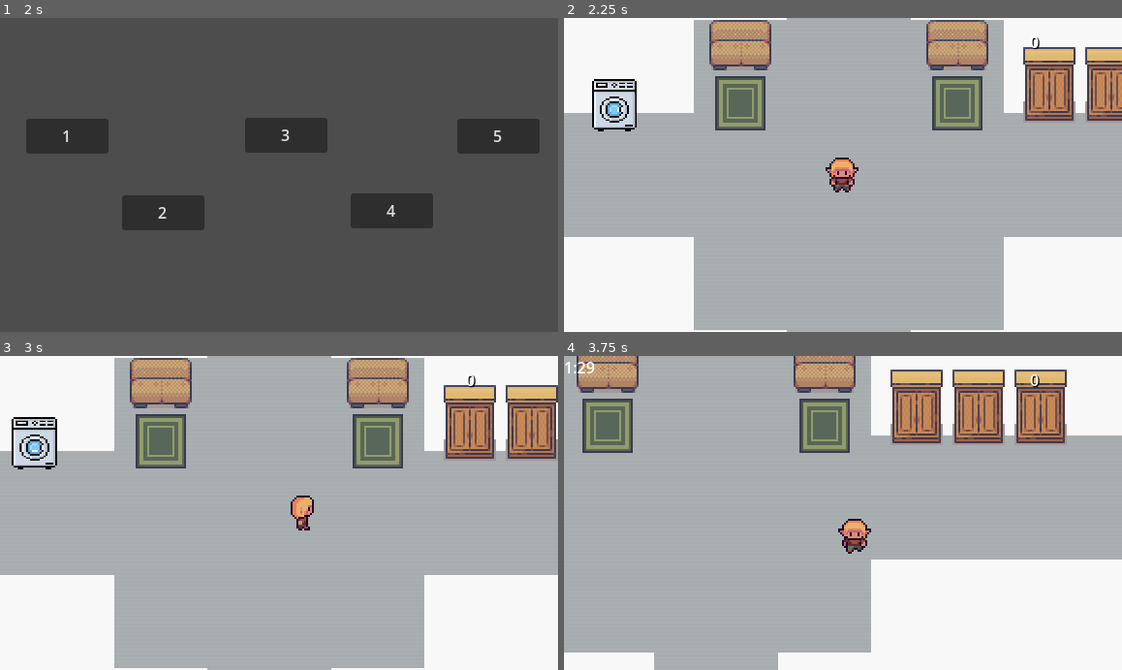
Above: before the commit, frames 1-4 (two rows, left to right).
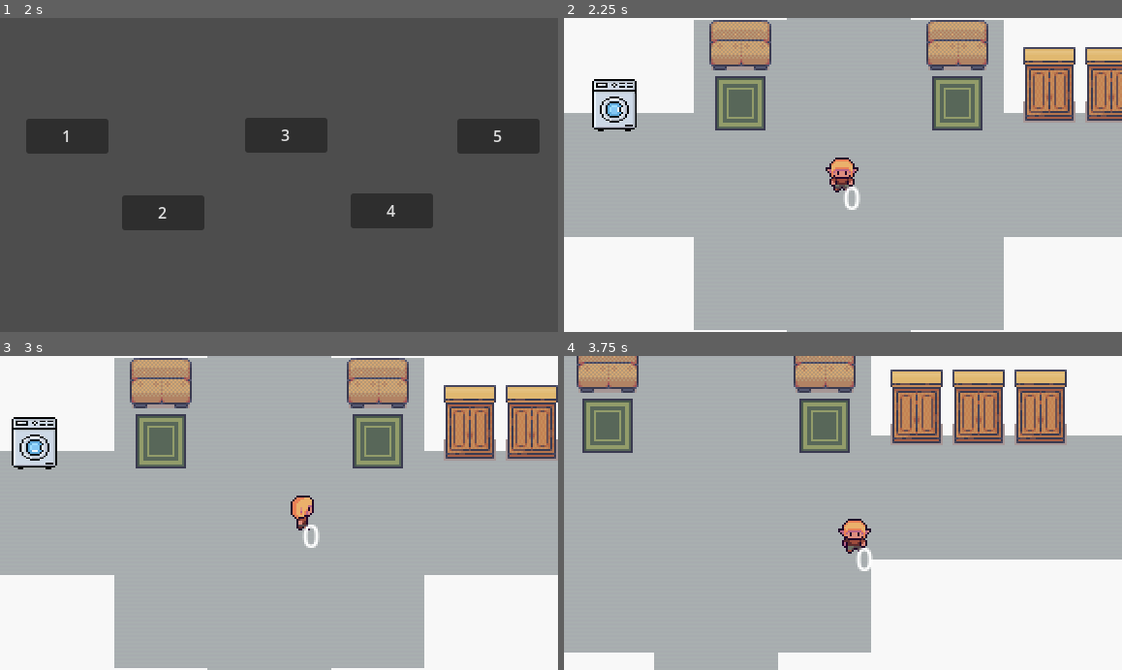
Above: after the commit, the same moments.

Repository: CIStudio/Economy_Race
Game: Godot game, scene res://Scenes/menu/menu.tscn
Same seed, same stepped clock (60 frames per second), same inputs: the game is played once before the commit and once after it.
Inputs:
- Up to frame 1 (2 s): click "INFO" at 0.5 s; click "PLAY" at 1.25 s
- Up to frame 2 (2.25 s): click "1" at 2 s
- Up to frame 3 (3 s): tap Enter at 2.75 s; hold D (right) from 2.78 s (still down); tap F (off) at 2.85 s
- Up to frame 4 (3.75 s): release D (right) at 3.53 s; hold S (down) from 3.53 s (still down); tap F (off) at 3.6 s

Frame 1 is identical in both runs. In frame 2, 0.2% of the frame differs, in the area x 50-86%, y 6-62%; in frame 3, 0.2%; in frame 4, 0.3%, in the area x 0-86%, y 1-69%.

Commit message:
Revert "Merge pull request #1 from CIStudio/NIKEROID"
This reverts commit 16e8315ba770a748bd331610207bf1b65cee42ee, reversing
changes made to ac66c20103a7763a9b87fb4c8a14f98eb5c57ee4.

Diff:
--- a/economy_race/Scenes/Devices/area_2d.gd
+++ b/economy_race/Scenes/Devices/area_2d.gd
@@ -28,8 +28,3 @@
 		in_object_area = true
 	else:
 		in_object_area = false
-
-
-func _on_body_exited(body: Node2D) -> void:
-	if body.name == "player":
-		in_object_area = false
--- a/economy_race/Scenes/Devices/lamp.tscn
+++ b/economy_race/Scenes/Devices/lamp.tscn
@@ -72,4 +72,3 @@
 scale = Vector2(0.015625, 0.0217285)
 
 [connection signal="body_entered" from="Area2D" to="Area2D" method="_on_body_entered"]
-[connection signal="body_exited" from="Area2D" to="Area2D" method="_on_body_exited"]
--- a/economy_race/Scenes/levels/1_level/level_1.tscn
+++ b/economy_race/Scenes/levels/1_level/level_1.tscn
@@ -1,21 +1,13 @@
-[gd_scene load_steps=9 format=4 uid="uid://2iqh1l5uvg27"]
+[gd_scene load_steps=7 format=4 uid="uid://2iqh1l5uvg27"]
 
 [ext_resource type="PackedScene" uid="uid://cdn4an1y4inxr" path="res://Scenes/tilemaps/builder.tscn" id="1_cwnwx"]
 [ext_resource type="PackedScene" uid="uid://bbxpuc56cquka" path="res://Scenes/player/player.tscn" id="1_gqgmq"]
 [ext_resource type="Script" path="res://Scripts/levels/Level_1/meneger.gd" id="1_ou3kj"]
-[ext_resource type="AudioStream" uid="uid://570a82i6nfc1" path="res://Tracks/8-bit-music-on-245249.mp3" id="1_tgu2n"]
 [ext_resource type="PackedScene" uid="uid://dk5hlh34tw337" path="res://Scenes/tilemaps/interios.tscn" id="2_tqagc"]
 [ext_resource type="PackedScene" uid="uid://cdyy27nnuqs82" path="res://Scenes/Devices/lamp.tscn" id="4_bm1dx"]
 [ext_resource type="PackedScene" uid="uid://nxqayiltfvl4" path="res://Scenes/UI/pause_menu.tscn" id="6_xnenn"]
 
-[sub_resource type="LabelSettings" id="LabelSettings_j5n5i"]
-shadow_color = Color(0.00784314, 0.0235294, 0, 1)
-
 [node name="level_1" type="Node2D"]
-
-[node name="AudioStreamPlayer" type="AudioStreamPlayer" parent="."]
-stream = ExtResource("1_tgu2n")
-autoplay = true
 
 [node name="Meneger" type="Node" parent="."]
 process_mode = 3
@@ -36,26 +28,11 @@
 
 [node name="CanvasLayer" type="CanvasLayer" parent="."]
 
-[node name="Label" type="Label" parent="CanvasLayer"]
-offset_left = 481.0
-offset_top = 13.0
-offset_right = 545.0
-offset_bottom = 44.0
-label_settings = SubResource("LabelSettings_j5n5i")
-
 [node name="Pause menu" parent="CanvasLayer" instance=ExtResource("6_xnenn")]
 process_mode = 2
-
-[node name="Timer" type="Label" parent="CanvasLayer"]
-offset_right = 104.0
-offset_bottom = 40.0
-
-[node name="Timer" type="Timer" parent="."]
-autostart = true
 
 [connection signal="pressed" from="CanvasLayer/Pause menu/Panel/VBoxContainer/Resume" to="Meneger" method="_on_resume_pressed"]
 [connection signal="pressed" from="CanvasLayer/Pause menu/Panel/VBoxContainer/Restart" to="Meneger" method="_on_restart_pressed"]
 [connection signal="pressed" from="CanvasLayer/Pause menu/Panel/VBoxContainer/Quit" to="Meneger" method="_on_quit_pressed"]
-[connection signal="timeout" from="Timer" to="Meneger" method="_on_timer_timeout"]
 
 [editable path="CanvasLayer/Pause menu"]
--- a/economy_race/Scenes/menu/menu.tscn
+++ b/economy_race/Scenes/menu/menu.tscn
@@ -28,4 +28,3 @@
 
 [connection signal="pressed" from="skins" to="." method="_on_play_pressed"]
 [connection signal="pressed" from="menu" to="." method="_on_menu_pressed"]
-[connection signal="pressed" from="info" to="." method="_on_info_pressed"]
--- a/economy_race/Scenes/player/player.tscn
+++ b/economy_race/Scenes/player/player.tscn
@@ -291,3 +291,7 @@
 zoom = Vector2(2, 2)
 position_smoothing_enabled = true
 rotation_smoothing_enabled = true
+
+[node name="Label" type="Label" parent="Camera"]
+offset_right = 40.0
+offset_bottom = 23.0
--- a/economy_race/Scripts/levels/Level_1/meneger.gd
+++ b/economy_race/Scripts/levels/Level_1/meneger.gd
@@ -3,27 +3,6 @@
 @onready var pause_menu =$"../CanvasLayer/Pause menu"
 var game_paused: bool = false
 
-var seconds = 0
-var Dseconds = 30
-var minutes = 0
-var Dminutes = 1
-
-
-func _ready():
-	Reset_Timer()
-
-func _on_timer_timeout():
-	if seconds == 0:
-		if minutes > 0:
-			minutes -= 1
-			seconds = 60
-	seconds -= 1
-
-	$"../CanvasLayer/Timer".text=str(minutes) + ":" + str(seconds)
-
-func Reset_Timer():
-	seconds = Dseconds
-	minutes = Dminutes
 
 func _process(delta):
 	if Input.is_action_just_pressed("ui_cancel"):
--- a/economy_race/Scripts/menu/menu.gd
+++ b/economy_race/Scripts/menu/menu.gd
@@ -10,7 +10,3 @@
 
 func _on_menu_pressed() -> void:
 	get_tree().change_scene_to_file("res://Scenes/menu/level_menu.tscn")
-
-
-func _on_info_pressed() -> void:
-	OS.shell_open("https://github.com/CIStudio")
--- a/economy_race/Scripts/player/Sc.gd
+++ b/economy_race/Scripts/player/Sc.gd
@@ -27,5 +27,5 @@
 	if velocity.length() > 0:
 		velocity = velocity.normalized() * SPEED
 
-	$"../CanvasLayer/Label".text=str(Global.devices_off)
+	$Camera/Label.text=str(Global.devices_off)
 	move_and_slide()
Not shown, removed: economy_race/Tracks/8-bit-music-on-245249.mp3.import
Not shown, removed: economy_race/Tracks/8-bit-music-on-245249.mp3
